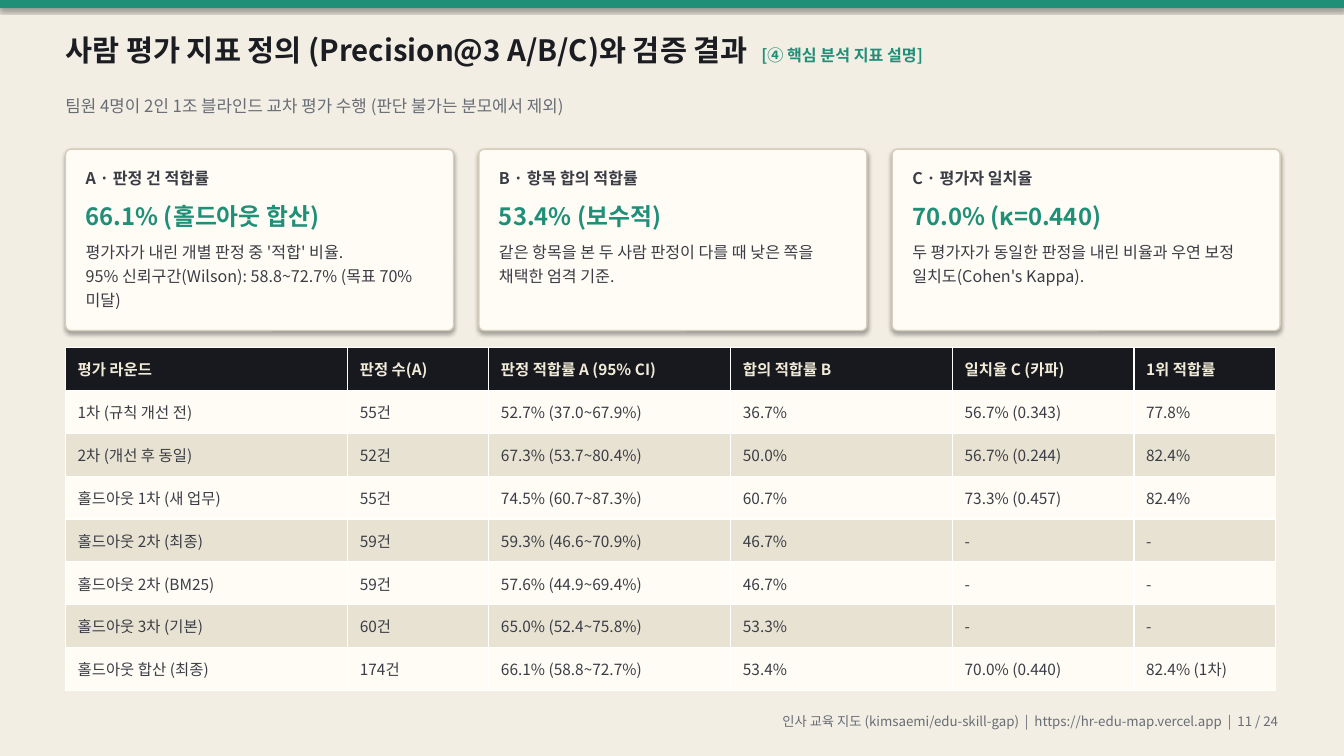
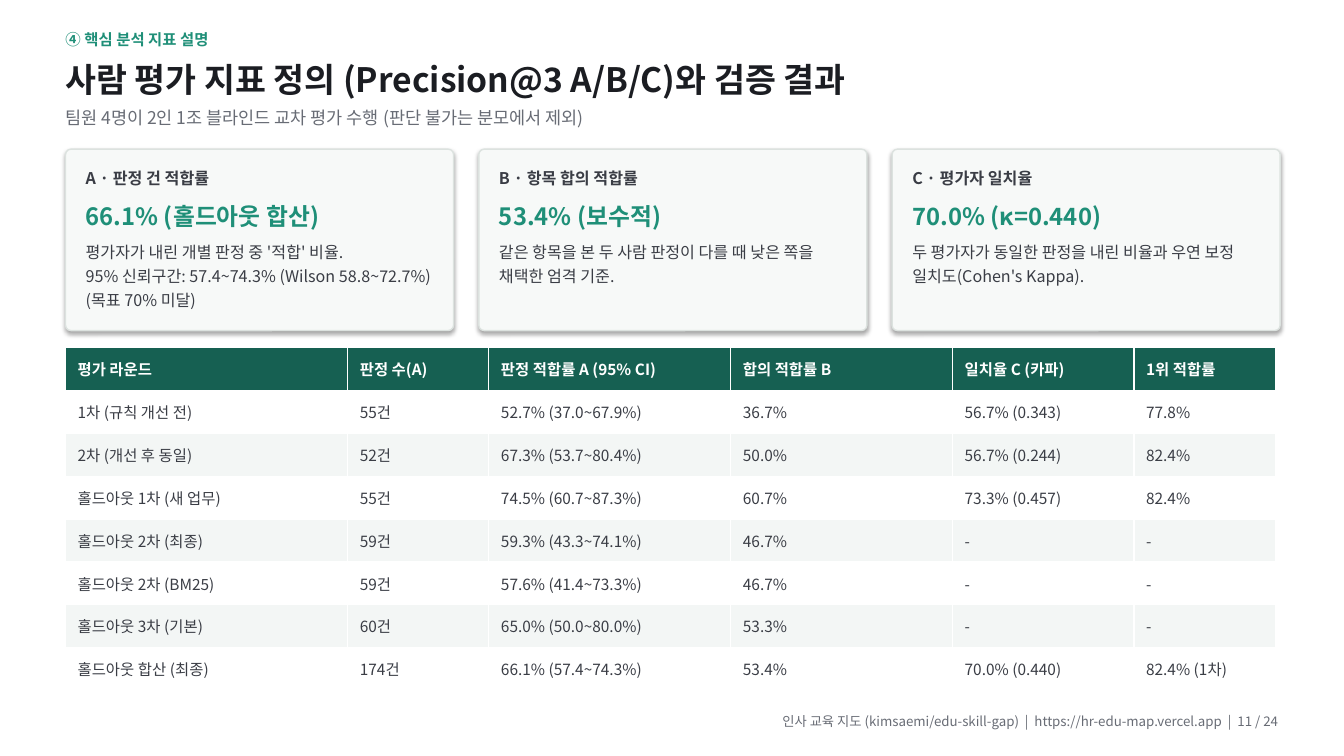
Before and after one commit to kimsaemi/edu-skill-gap, a slide deck: slide 11 of presentation/HR_교육지도_발표.pptx. Drawn at 1344x756 pixels with LibreOffice and Linux fonts; fonts in the diff are those of the drawing. Boxes give left, top, right and bottom in pixels: in the first picture for what was removed or moved away, otherwise in the second. Text is boxed around its words. In the diff, an @@ line names an element or a change of style, - is before the commit and + after.

```diff
--- a/presentation/HR_교육지도_발표.pptx
+++ b/presentation/HR_교육지도_발표.pptx
@@ rectangle at (0,0,1344,756): fill #F2EEE4 to #FFFFFF @@
@@ rectangle removed at (0,0,1344,8) @@
@@ text added at (65,32,208,47), 11 pt, text #1F8F78, bold @@
+④ 핵심 분석 지표 설명
@@ text at (65,63,846,99): text changed; size 21 to 24 pt @@
-사람 평가 지표 정의 (Precision@3 A/B/C)와 검증 결과 [④ 핵심 분석 지표 설명]
+사람 평가 지표 정의 (Precision@3 A/B/C)와 검증 결과
@@ text "팀원 4명이 2인 1조 블라인드 ...": place and size @@
-text "팀원 4명이 2인 1조 블라인드 ..." at (65,98,564,115)
+text "팀원 4명이 2인 1조 블라인드 ..." at (65,109,583,127)
@@ text "팀원 4명이 2인 1조 블라인드 ..." at (65,109,583,127): size 12 to 12.5 pt @@
@@ fill #FFFCF5 to #F7F9F8; outline #D6CEBB 1 pt to #DCE2DF 1 pt in 3 elements at (66,149,454,331), (479,149,867,331), (892,149,1280,331) @@
@@ text at (86,244,431,309): text changed @@
-평가자가 내린 개별 판정 중 '적합' 비율.
-95% 신뢰구간(Wilson): 58.8~72.7% (목표 70% 미달)
+평가자가 내린 개별 판정 중 '적합' 비율.
+95% 신뢰구간: 57.4~74.3% (Wilson 58.8~72.7%) (목표 70% 미달)
@@ table at (66,348,1275,691) @@
-row 5, column 3: 59.3% (46.6~70.9%)
+row 5, column 3: 59.3% (43.3~74.1%)
-row 6, column 3: 57.6% (44.9~69.4%)
+row 6, column 3: 57.6% (41.4~73.3%)
-row 7, column 3: 65.0% (52.4~75.8%)
+row 7, column 3: 65.0% (50.0~80.0%)
-row 8, column 3: 66.1% (58.8~72.7%)
+row 8, column 3: 66.1% (57.4~74.3%)
@@ fill #17191F to #166052 in row 1 @@
@@ fill #FFFCF5 to #FFFFFF in 24 cells @@
@@ fill #E8E2D2 to #F3F6F5 in 18 cells @@
@@ text colour #F1EBD8 to #FFFFFF in "평가 라운드", "판정 수(A)", "판정 적합률 A (95% CI)", "합의 적합률 B" and 2 more places @@
```
Also in this commit, not shown: 22 other slides changed, 4 other files.
